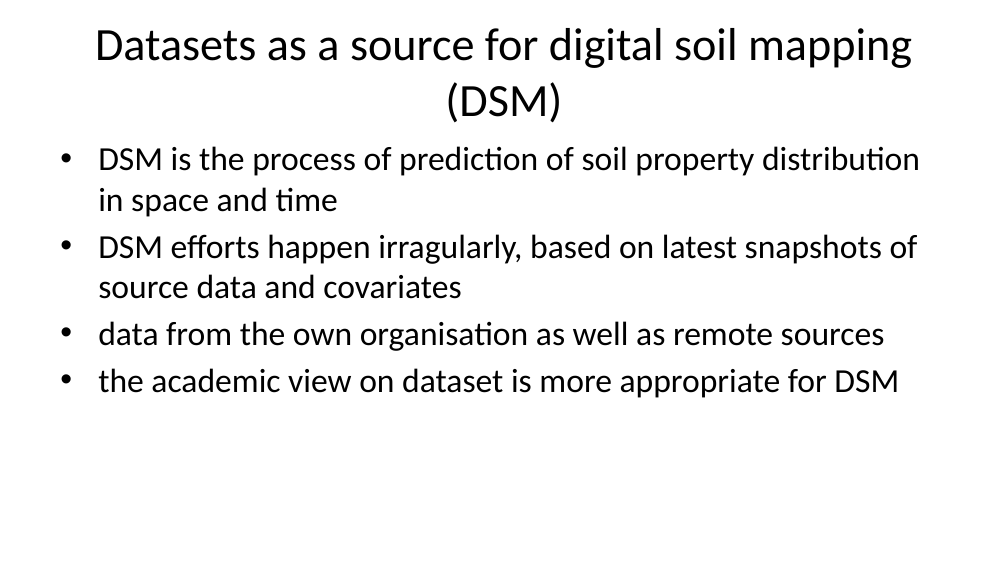
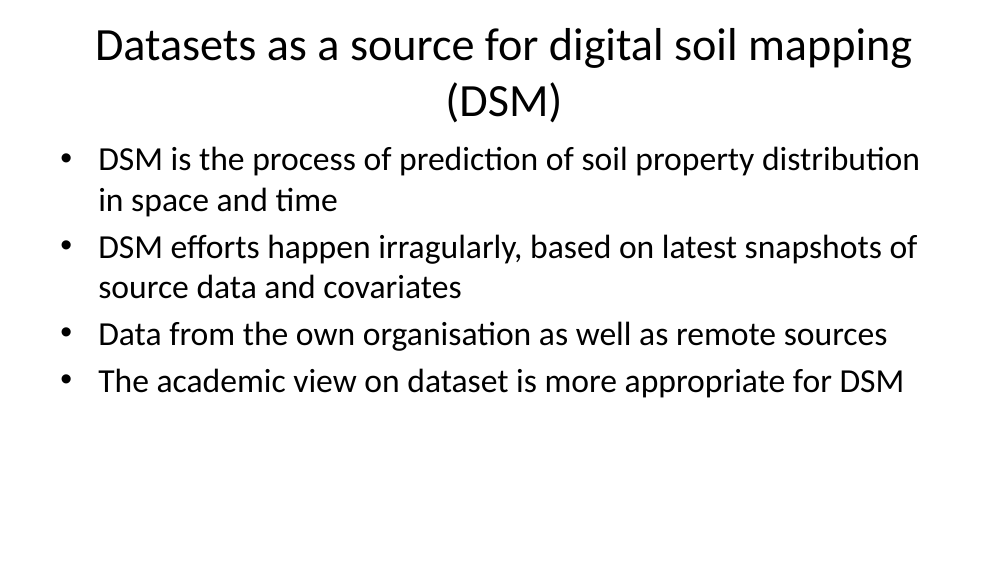
Before and after one commit to pvgenuchten/slides, a slide deck: slide 13 of slides/2026-soil-information-systems-for-decision-making-in-africa.pptx (slide 11 before the commit). Drawn at 1008x567 pixels with LibreOffice and Linux fonts; fonts in the diff are those of the drawing. Boxes give left, top, right and bottom in pixels: in the first picture for what was removed or moved away, otherwise in the second. Text is boxed around its words. In the diff, an @@ line names an element or a change of style, - is before the commit and + after.

```diff
--- a/slides/2026-soil-information-systems-for-decision-making-in-africa.pptx
+++ b/slides/2026-soil-information-systems-for-decision-making-in-africa.pptx
@@ text at (98, 321, 905, 398): text changed @@
-• data from the own organisation as well as remote sources
-• the academic view on dataset is more appropriate for DSM
+• Data from the own organisation as well as remote sources
+• The academic view on dataset is more appropriate for DSM
```
Also in this commit, not shown: 8 other slides changed, 3 slides added, 1 slide removed, 44 other files.
